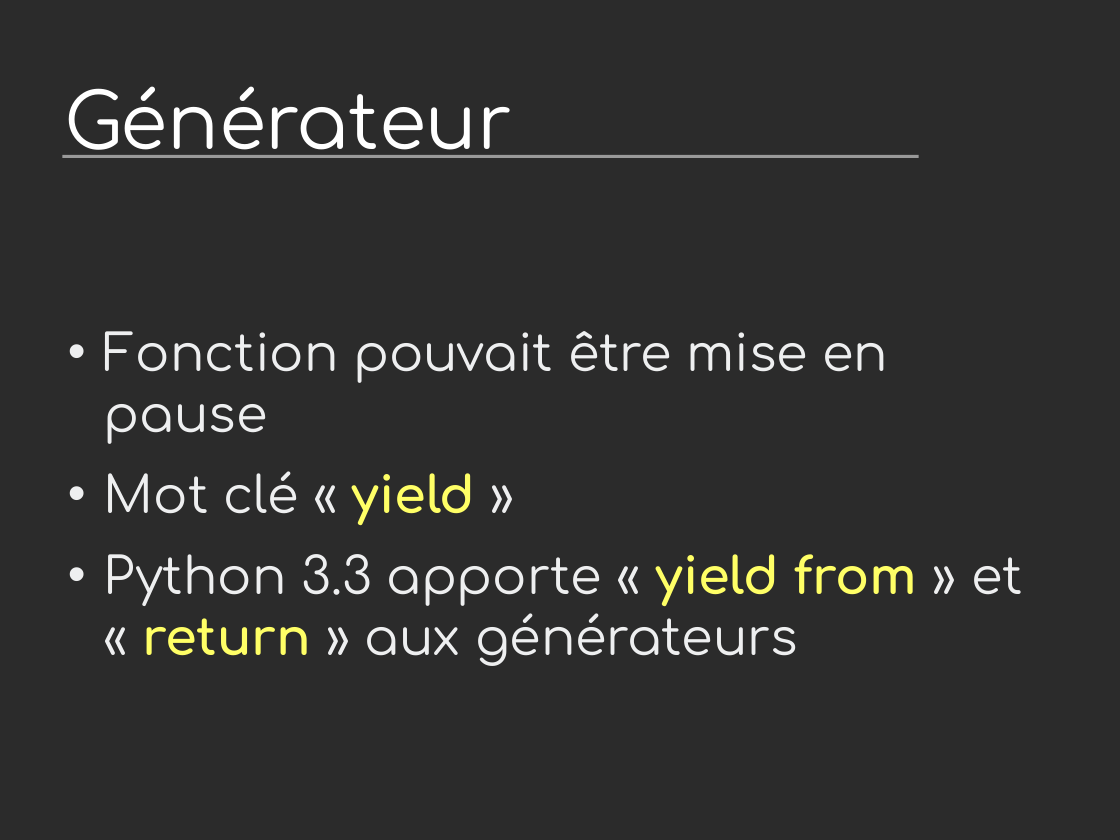
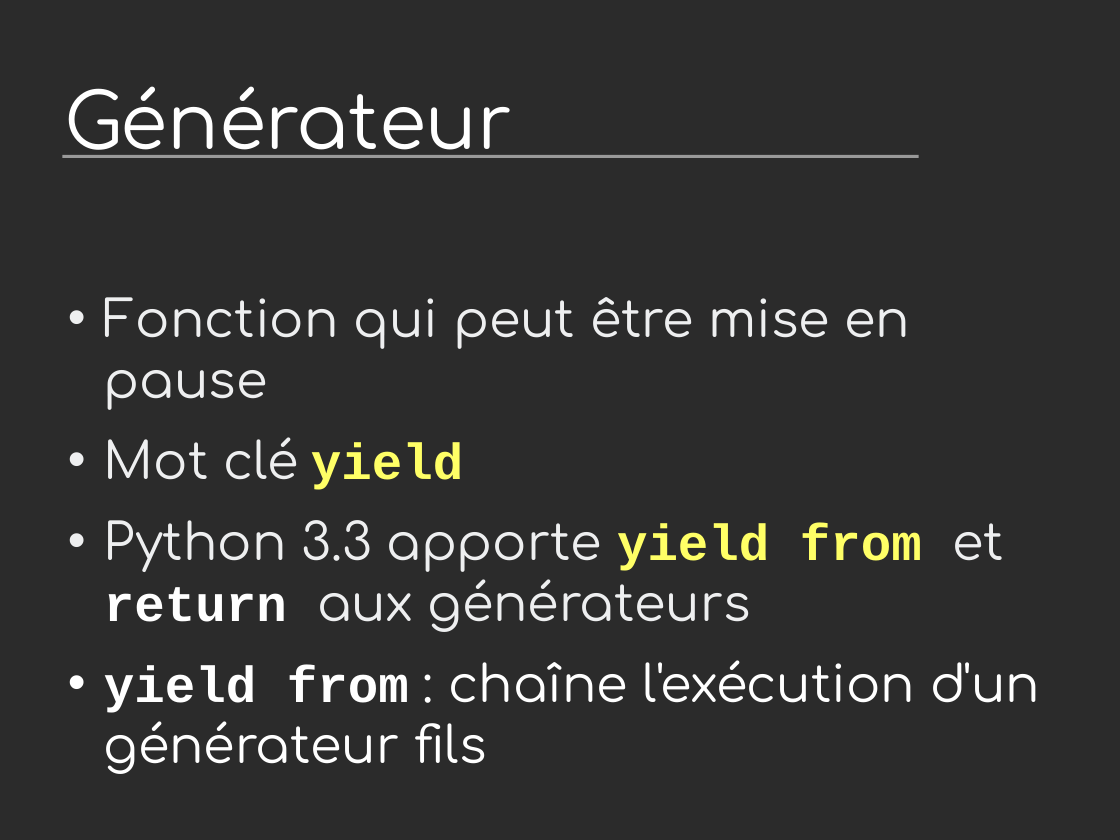
Before and after one commit to vstinner/talks, a slide deck: slide 25 of 2014-Pycon-Lyon/asyncio.odp (slide 26 before the commit). Drawn at 1120x840 pixels with LibreOffice and Linux fonts; fonts in the diff are those of the drawing; background and template pictures are left out; a plain dark background stands for a picture behind light text. Boxes give left, top, right and bottom in pixels: in the first picture for what was removed or moved away, otherwise in the second. Text is boxed around its words. In the diff, an @@ line names an element or a change of style, - is before the commit and + after.

```diff
--- a/2014-Pycon-Lyon/asyncio.odp
+++ b/2014-Pycon-Lyon/asyncio.odp
@@ text at [104, 297, 1040, 774]: text changed @@
-• Fonction pouvait être mise en pause
-• Mot clé « yield »
-• Python 3.3 apporte « yield from » et « return » aux générateurs
+• Fonction qui peut être mise en pause
+• Mot clé yield
+• Python 3.3 apporte yield from et return aux générateurs
+• yield from : chaîne l'exécution d'un générateur fils
```
Also in this commit, not shown: 4 other slides changed, 1 slide added, 1 slide removed, 14 other files.
